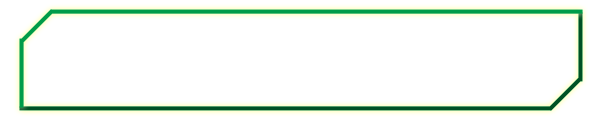
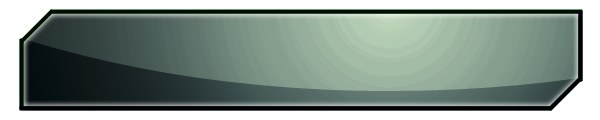
Revision of a layered 600 x 120 image; what changed, layer by layer:
painted on "Top copy" over (x1=14, y1=4, x2=588, y2=116)
added layer "Layer 2" above "Layer 1" over (x1=23, y1=13, x2=579, y2=107)
added layer "Layer 1" above "Top" over (x1=23, y1=13, x2=579, y2=107)
